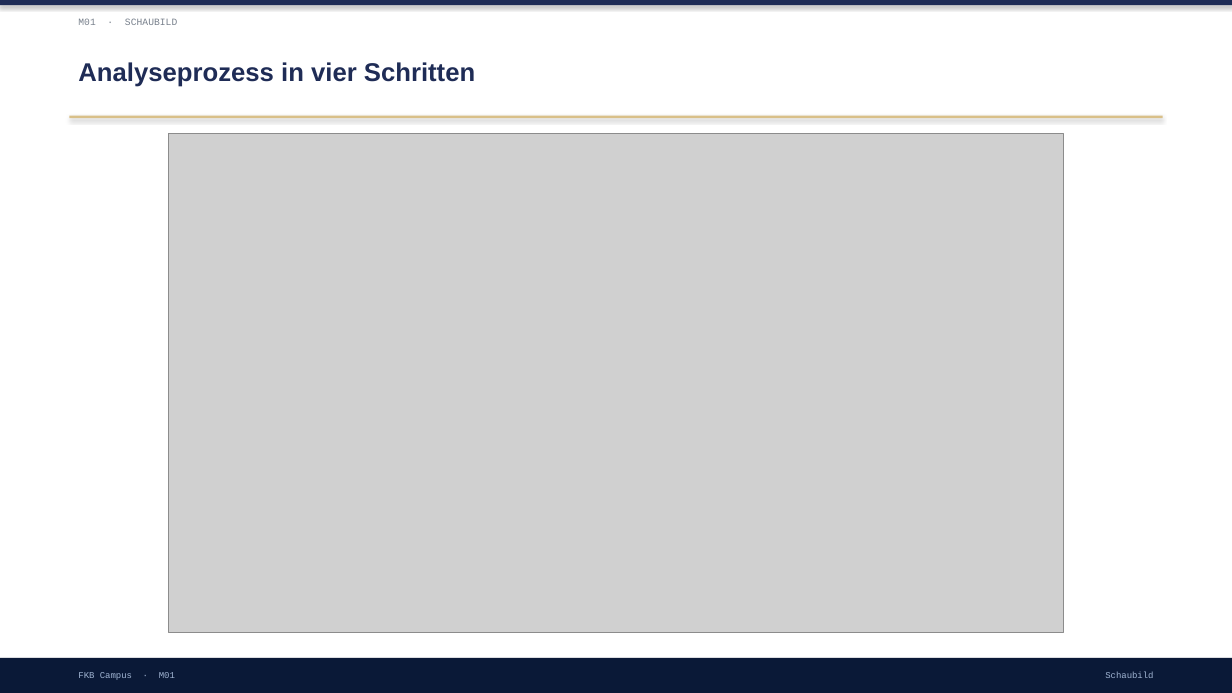
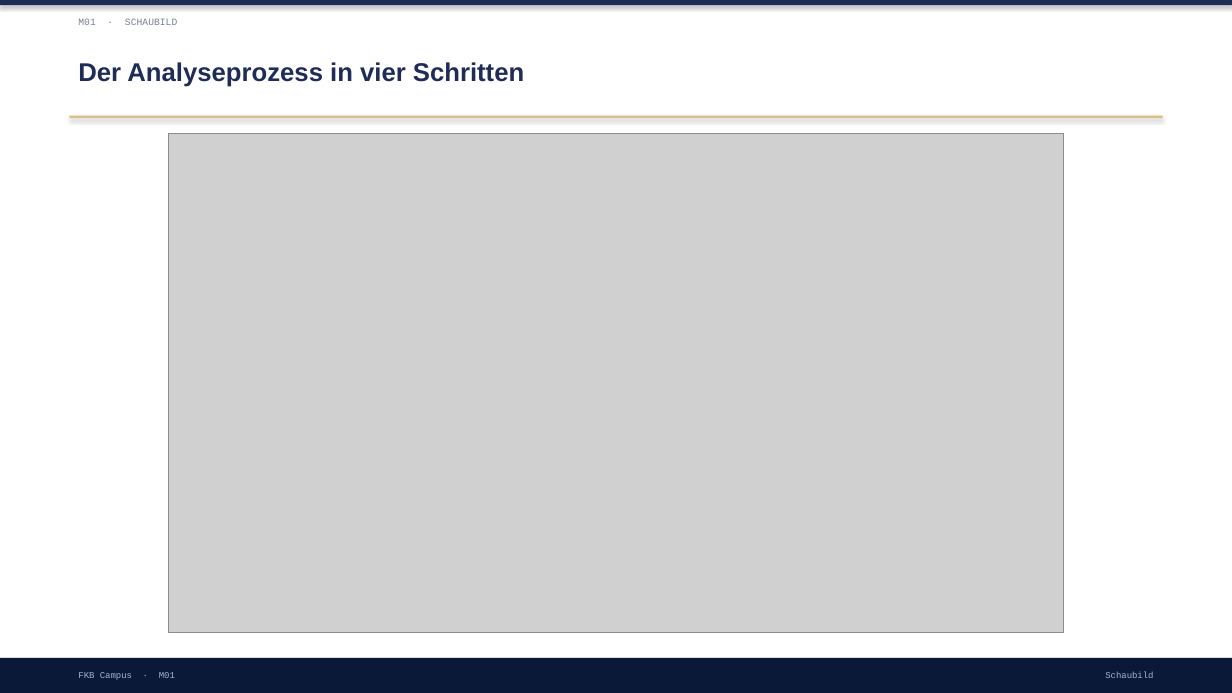
Before and after one commit to ck5rqc47pr-byte/firmenkundenakademie-online, a slide deck: slide 14 of protected-downloads/praesentation/M01.pptx (slide 11 before the commit). Drawn at 1232x693 pixels with LibreOffice and Linux fonts; fonts in the diff are those of the drawing; grey boxes stand for pictures. Boxes give left, top, right and bottom in pixels: in the first picture for what was removed or moved away, otherwise in the second. Text is boxed around its words. In the diff, an @@ line names an element or a change of style, - is before the commit and + after.

```diff
--- a/protected-downloads/praesentation/M01.pptx
+++ b/protected-downloads/praesentation/M01.pptx
@@ text at (x1=78, y1=62, x2=524, y2=87): text changed @@
-Analyseprozess in vier Schritten
+Der Analyseprozess in vier Schritten
```
Also in this commit, not shown: 6 other slides changed, 5 slides added, 1 slide removed, 1 other file.
